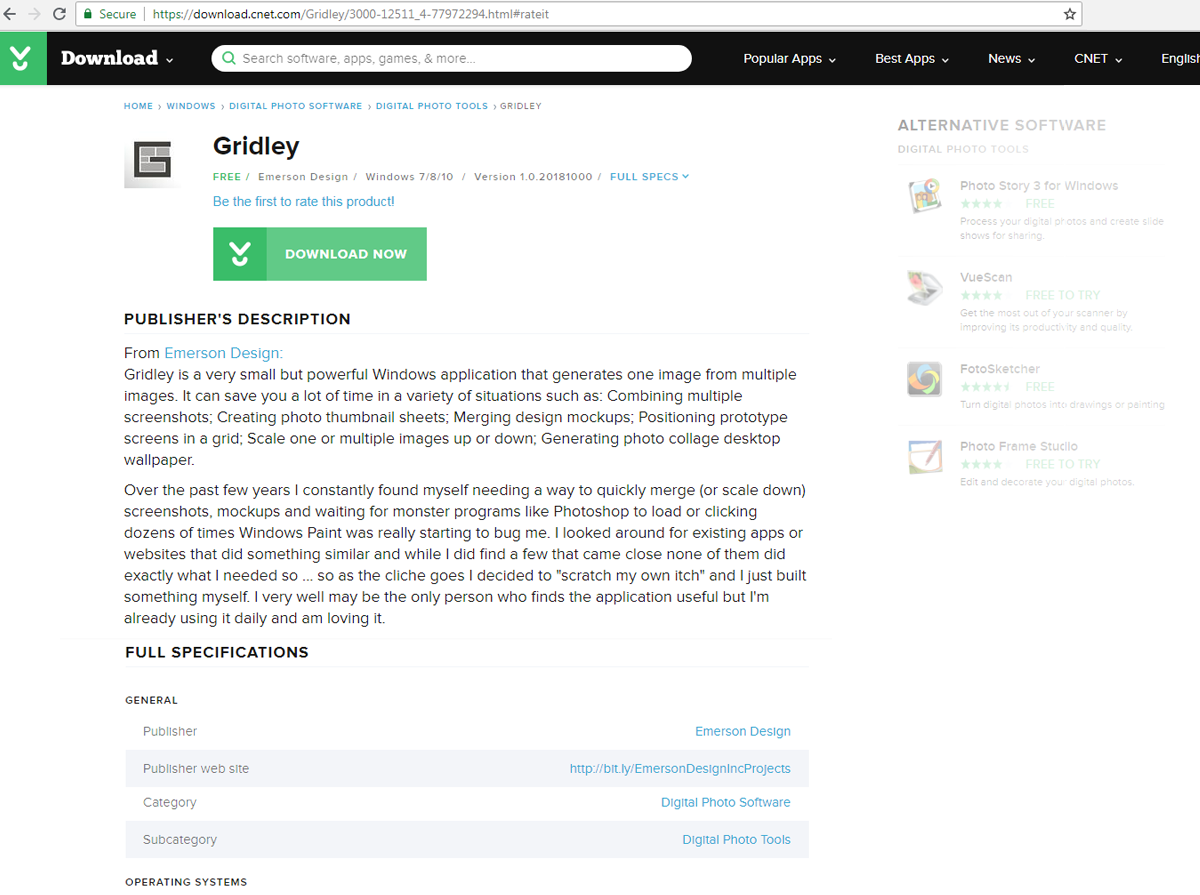
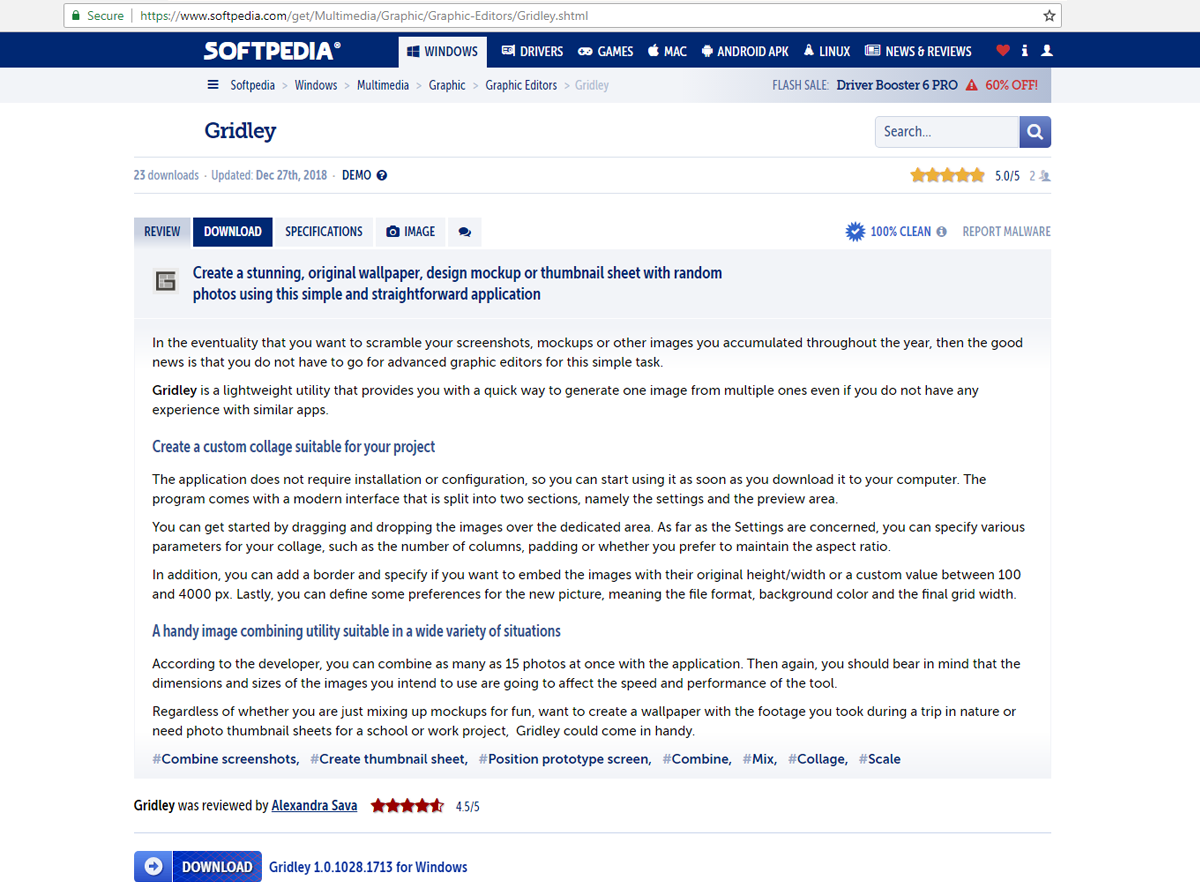
The second 1200x895 image is a revision of the first. Changes to its layers:
hid "downloads" over (0, 0, 1200, 886)
painted on "softpedia" over (1067, 0, 1084, 24)
